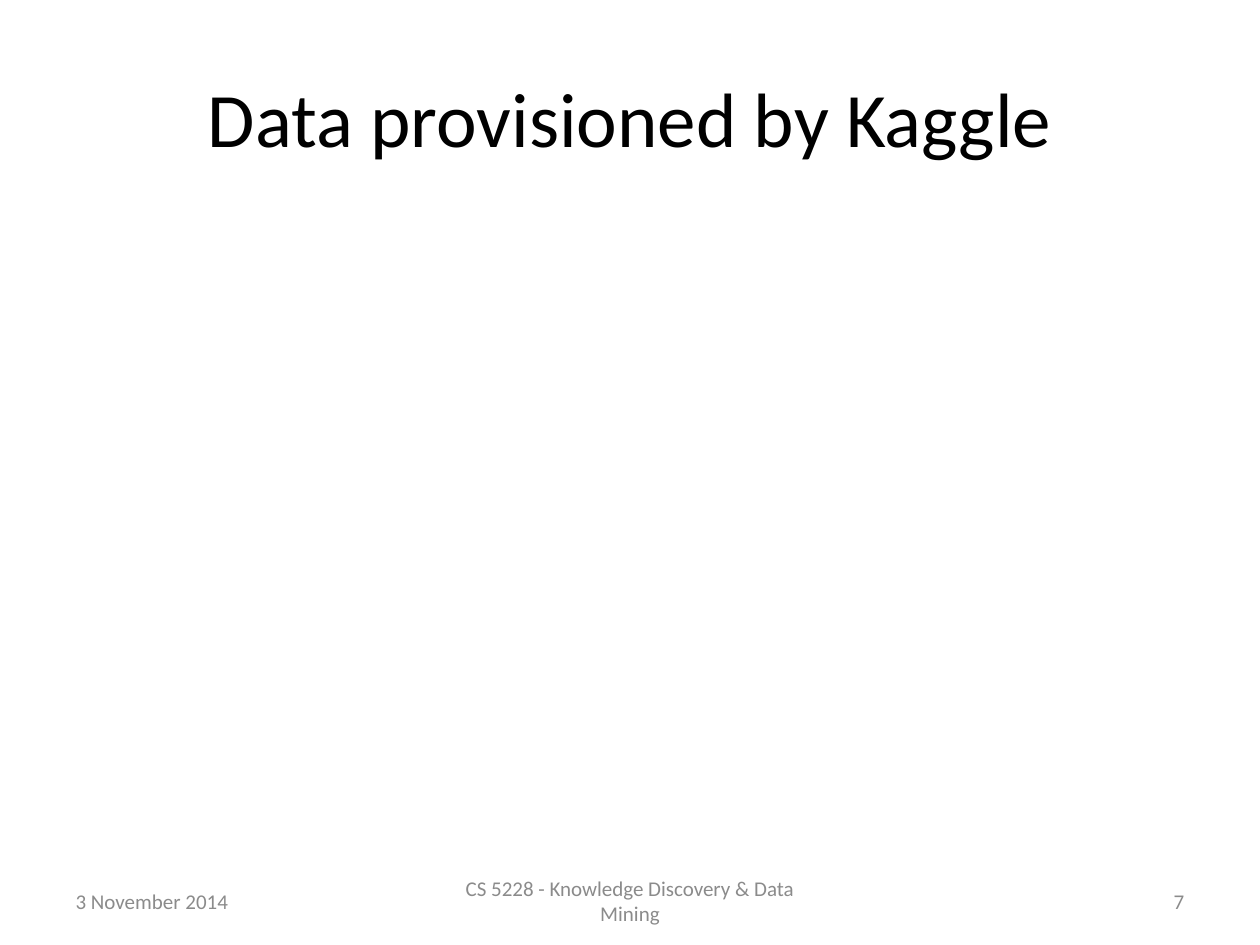
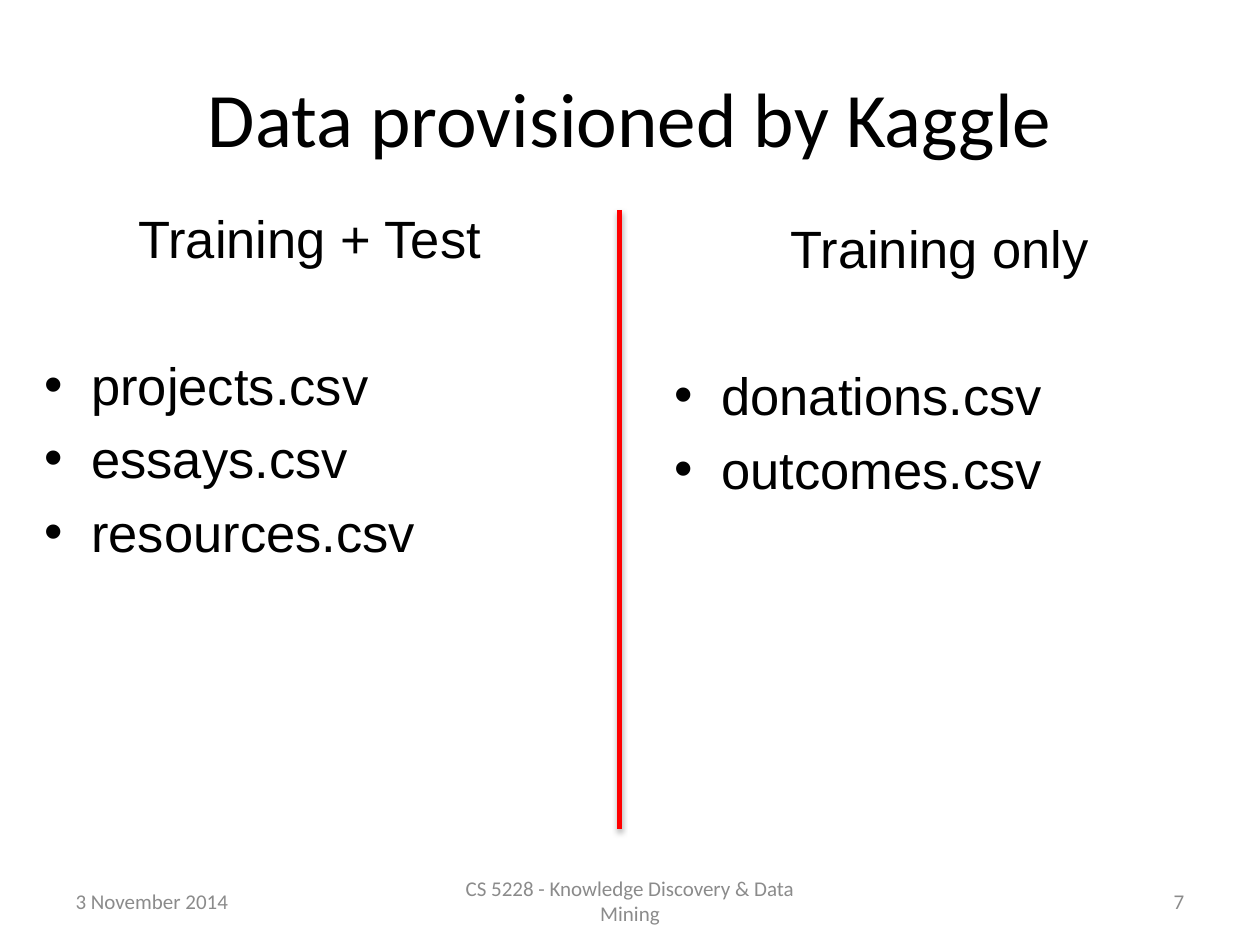
Before and after one commit to raymondhs/Panda-Delights, a slide deck: slide 7 of doc/2014_Nov_04.pptx. Drawn at 1260x945 pixels with LibreOffice and Linux fonts; fonts in the diff are those of the drawing. Boxes give left, top, right and bottom in pixels: in the first picture for what was removed or moved away, otherwise in the second. Text is boxed around its words. In the diff, an @@ line names an element or a change of style, - is before the commit and + after.

Commit message:
presentation slides

```diff
--- a/doc/2014_Nov_04.pptx
+++ b/doc/2014_Nov_04.pptx
@@ text added at bbox=[91, 220, 481, 553], 30 pt, text #000000 @@
+Training + Test
+• projects.csv
+• essays.csv
+• resources.csv
@@ line added from (620, 210) to (620, 829), #FF0000 2.5 pt @@
@@ text added at bbox=[721, 230, 1089, 490], 30 pt, text #000000 @@
+Training only
+• donations.csv
+• outcomes.csv
```
Also in this commit, not shown: 4 other slides changed, 11 slides added, 5 other files.
